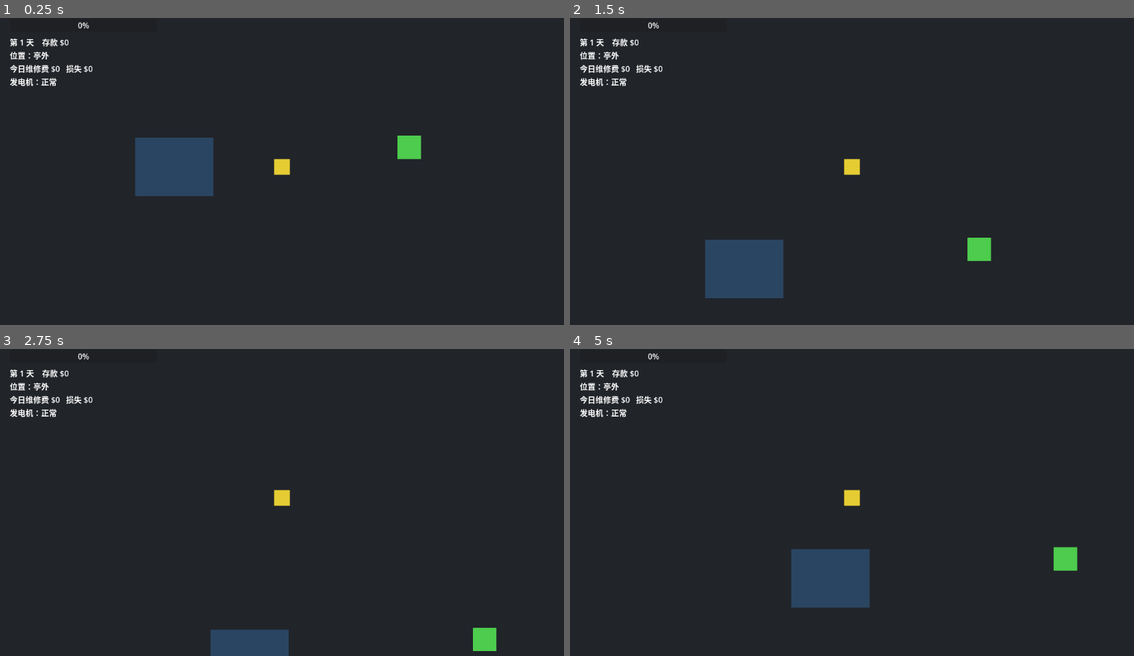
Above: before the commit, frames 1-4 (two rows, left to right).
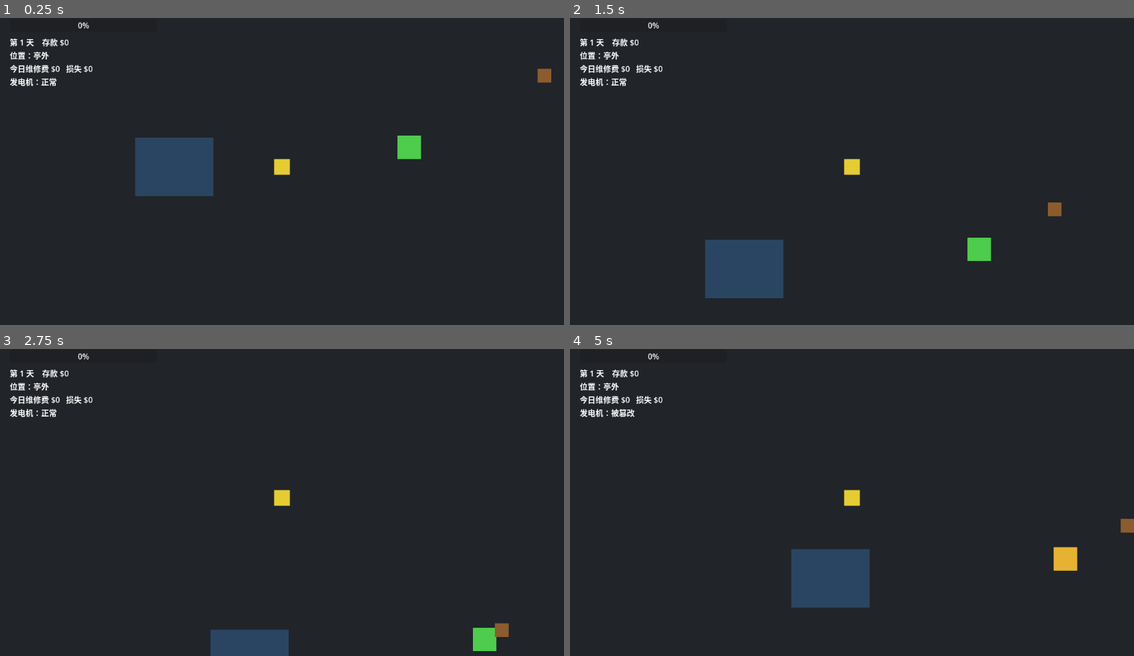
Above: after the commit, the same moments.

Repository: Zhi-Liao-jz/gamejam
Game: Godot game, scene res://scenes/main.tscn
Same seed, same stepped clock (60 frames per second), same inputs: the game is played once before the commit and once after it.
Inputs:
- Up to frame 1 (0.25 s): no input
- Up to frame 2 (1.5 s): tap Enter at 0.5 s; hold E (interact) 0.53-1.28 s; hold W (move_up) from 0.53 s (still down); tap Space at 0.77 s; tap E (interact) at 1.35 s
- Up to frame 3 (2.75 s): tap Space at 1.52 s; release W (move_up) at 2.03 s; hold A (move_left) from 2.03 s (still down); hold E (interact) from 2.03 s (still down); tap N (next_day) at 2.1 s
- Up to frame 4 (5 s): release E (interact) at 2.78 s; tap Enter at 2.85 s; tap Space at 3.02, 3.77, 4.52 s; tap E (interact) at 3.05, 4.35 s; release A (move_left) at 3.53 s; hold S (move_down) 3.53-4.28 s; hold E (interact) 3.53-4.28 s; tap M (tamper_debug, bound only before the commit) at 4.15 s; hold D (move_right) from 4.28 s (still down)

The runs differ from the first frame. In frame 1, 0.1% of the frame differs, in the area x 95-98%, y 16-22%; in frame 2, 0.1%; in frame 3, 0.1%; in frame 4, 0.5%, in the area x 7-100%, y 19-73%.

Commit message:
实现 Demo 第三步：猴子 AI（潜入/捣乱/逃跑），替换调试键 M
- 猴子用 BaseStateMachine 三状态：Sneaking 潜入接近、
  Tampering 蓄力捣乱(决策窗口)调 device.tamper()、Fleeing 逃跑后冷却重来
- 难度按天数缩放(speed/flee_speed/flee_trigger/tamper_delay/spawn_interval)，首日宽松
- 声音走自带 AudioStreamPlayer2D(亭内可闻)，新增 monkey_step/monkey_fiddle 占位音
- 走近即驱赶；结算期复用 show/hide_settlement 事件清场
- 删除 player.gd 的 tamper_debug(M) 分支与 game_state.gd 的 M 键绑定

Diff:
--- a/global/game_state.gd
+++ b/global/game_state.gd
@@ -51,7 +51,6 @@
 	_bind("move_left", [KEY_A, KEY_LEFT])
 	_bind("move_right", [KEY_D, KEY_RIGHT])
 	_bind("interact", [KEY_E, KEY_SPACE])
-	_bind("tamper_debug", [KEY_M])
 	_bind("retry", [KEY_R])
 	_bind("next_day", [KEY_N, KEY_ENTER])
 
--- a/global/sound_manager.gd
+++ b/global/sound_manager.gd
@@ -36,6 +36,9 @@
 	_streams["gen_fault"] = _make_tone(80.0, "saw", 0.5, true, 0.5, 6.0)
 	# 警报：880Hz 方波间断哔声（一次性，故障爆发时全局提示）
 	_streams["alarm"] = _make_tone(880.0, "square", 1.2, false, 0.4, 0.0, 4.0)
+	# 猴子声（第3步）——亭内只靠这些判断外面：脚步=预警，翻找=决策窗口
+	_streams["monkey_step"] = _make_tone(130.0, "square", 0.5, true, 0.22, 0.0, 4.0)
+	_streams["monkey_fiddle"] = _make_tone(420.0, "saw", 0.5, true, 0.28, 9.0)
 
 
 ## 合成一段 16-bit 单声道 PCM 音。loop=true 时按整数周期取样以保证无缝循环。
--- a/scenes/main.tscn
+++ b/scenes/main.tscn
@@ -8,6 +8,10 @@
 [ext_resource type="Script" path="res://scripts/entities/player.gd" id="6_player"]
 [ext_resource type="Script" path="res://scripts/ui/hud.gd" id="7_hud"]
 [ext_resource type="Script" path="res://scripts/ui/booth_mask.gd" id="8_mask"]
+[ext_resource type="Script" path="res://scripts/entities/monkey.gd" id="9_monkey"]
+[ext_resource type="Script" path="res://scripts/entities/monkey_states/sneaking.gd" id="10_sneak"]
+[ext_resource type="Script" path="res://scripts/entities/monkey_states/tampering.gd" id="11_tamper"]
+[ext_resource type="Script" path="res://scripts/entities/monkey_states/fleeing.gd" id="12_flee"]
 
 [sub_resource type="RectangleShape2D" id="Rect_booth"]
 size = Vector2(160, 120)
@@ -62,6 +66,26 @@
 
 [node name="Camera2D" type="Camera2D" parent="World/Player"]
 
+[node name="Monkey" type="Node2D" parent="World"]
+position = Vector2(560, -200)
+script = ExtResource("9_monkey")
+
+[node name="Audio" type="AudioStreamPlayer2D" parent="World/Monkey"]
+max_distance = 900.0
+bus = &"Master"
+
+[node name="StateMachine" type="Node" parent="World/Monkey"]
+script = ExtResource("1_fsm")
+
+[node name="Sneaking" type="Node" parent="World/Monkey/StateMachine"]
+script = ExtResource("10_sneak")
+
+[node name="Tampering" type="Node" parent="World/Monkey/StateMachine"]
+script = ExtResource("11_tamper")
+
+[node name="Fleeing" type="Node" parent="World/Monkey/StateMachine"]
+script = ExtResource("12_flee")
+
 [node name="BoothMask" type="CanvasLayer" parent="."]
 layer = 1
 script = ExtResource("8_mask")
--- /dev/null
+++ b/scripts/entities/monkey.gd
@@ -0,0 +1,108 @@
+class_name Monkey
+extends Node2D
+## 猴子：潜入 → 捣乱 → 逃跑的循环（状态机见子节点）。Demo 用色块表示。
+## 捣乱 = 调设备已有的 device.tamper()，不另造破坏逻辑。
+## 声音走自带 AudioStreamPlayer2D（按距离衰减+声像），亭内黑屏也能听见——这是"靠声音判断"卖点的延伸。
+
+const SIZE := Vector2(28, 28)
+const REACH: float = 40.0  # 到达判定距离（手感参数，不随天数变）
+
+# ---------- 难度基础值（写死/手填；_apply_day_scaling 按天数缩放）----------
+@export var base_speed: float = 110.0  # 潜入移动速度 px/s
+@export var base_flee_trigger: float = 90.0  # 玩家靠多近才逃（须 > player.interact_range 70）
+@export var base_tamper_delay: float = 1.6  # 到设备后蓄力多久才得手（= 决策窗口长度）
+@export var base_spawn_interval: float = 6.0  # 两次入侵间冷却秒数
+
+var exit_point: Vector2 = Vector2(560, -200)  # 生成点 = 逃跑点（地图边缘外）
+
+# 运行时数值（_apply_day_scaling 算出）
+var speed: float = 0.0
+var flee_speed: float = 0.0
+var flee_trigger: float = 0.0
+var tamper_delay: float = 0.0
+var spawn_interval: float = 0.0
+
+var target_device: BaseDevice = null
+
+var _audio: AudioStreamPlayer2D = null
+var _player: Node2D = null
+
+@onready var _state_machine: BaseStateMachine = $StateMachine
+
+
+func _ready() -> void:
+	add_to_group("monkeys")
+	_apply_day_scaling()
+	# 结算期清场：复用已有事件，零新增系统（Settlement.enter 推 show，Working.enter 推 hide）
+	EventBus.subscribe("show_settlement", _on_settlement)
+	EventBus.subscribe("hide_settlement", _on_work)
+
+
+## 按 Game.day 缩放难度，系数写死在一处。首日数值宽松，否则玩家一出亭猴子又来、推不动进度。
+func _apply_day_scaling() -> void:
+	var d := Game.day
+	speed = base_speed * (1.0 + 0.08 * (d - 1))
+	flee_speed = speed * 1.5  # 逃跑始终快于潜入
+	tamper_delay = maxf(0.5, base_tamper_delay - 0.2 * (d - 1))
+	spawn_interval = maxf(2.5, base_spawn_interval - 0.6 * (d - 1))
+	# 越来越大胆，但封底须 > player.interact_range(70)，否则"走近就吓跑/扑空"机制失效
+	flee_trigger = maxf(75.0, base_flee_trigger - 5.0 * (d - 1))
+
+
+## 选一个 NORMAL 设备当目标；无可篡改设备返回 null。只依赖统一接口，以后多设备零改动。
+func pick_target() -> BaseDevice:
+	var candidates: Array[BaseDevice] = []
+	for node: Node in get_tree().get_nodes_in_group("devices"):
+		var dev := node as BaseDevice
+		if dev and dev.state == BaseDevice.DeviceState.NORMAL:
+			candidates.append(dev)
+	if candidates.is_empty():
+		return null
+	return candidates[randi() % candidates.size()]
+
+
+## 取玩家引用（懒缓存，避免每帧全量遍历分组）。
+func get_player() -> Node2D:
+	if _player == null or not is_instance_valid(_player):
+		_player = get_tree().get_first_node_in_group("player") as Node2D
+	return _player
+
+
+## 切换循环音：照搬 base_device._update_sound 的"换 stream 才重设、未播才 play"写法。
+## _audio 是场景里的子节点（见 main.tscn），实例化时就在树里——不能在状态 enter 期 add_child，
+## 因为状态机的 _ready 早于猴子本体 _ready，那时本体仍在"设置子节点"中，运行时 add_child 会失败。
+func play_loop(key: String, pitch: float = 1.0) -> void:
+	if _audio == null:
+		_audio = $Audio
+	var stream := SoundManager.get_stream(key)
+	if stream and _audio.stream != stream:
+		_audio.stream = stream
+	_audio.pitch_scale = pitch
+	if stream and not _audio.playing:
+		_audio.play()
+
+
+func stop_audio() -> void:
+	if _audio:
+		_audio.stop()
+
+
+# ---------- 结算清场 ----------
+func _on_settlement(_data: Dictionary) -> void:
+	stop_audio()
+	hide()
+	_state_machine.set_process(false)
+	_state_machine.set_physics_process(false)
+
+
+func _on_work() -> void:
+	show()
+	global_position = exit_point
+	_apply_day_scaling()
+	_state_machine.set_process(true)
+	_state_machine.set_physics_process(true)
+	_state_machine.transition_to(&"Sneaking")
+
+
+func _draw() -> void:
+	draw_rect(Rect2(-SIZE * 0.5, SIZE), Color(0.55, 0.36, 0.18))  # 棕色色块
--- /dev/null
+++ b/scripts/entities/monkey_states/fleeing.gd
@@ -0,0 +1,27 @@
+extends BaseState
+## 逃跑：朝 exit_point 撤离（被驱赶与得手共用此出口）。脚步由近及远 = 给亭内玩家"危机解除"信号。
+## 到边缘后冷却 spawn_interval 秒，再重算难度、重选目标，回潜入开下一轮。
+
+var monkey: Monkey
+var _cooldown: float = -1.0  # <0 还在逃；>=0 已到边缘，倒计时冷却
+
+
+func enter(_msg: Dictionary = {}) -> void:
+	monkey = fsm.get_parent() as Monkey
+	_cooldown = -1.0
+	monkey.play_loop("monkey_step", 1.4)  # 脚步调高表现慌乱
+
+
+func physics_update(delta: float) -> void:
+	if _cooldown < 0.0:
+		var to_exit := monkey.exit_point - monkey.global_position
+		if to_exit.length() <= monkey.REACH:
+			_cooldown = monkey.spawn_interval
+			monkey.stop_audio()
+			return
+		monkey.global_position += to_exit.normalized() * monkey.flee_speed * delta
+	else:
+		_cooldown -= delta
+		if _cooldown <= 0.0:
+			monkey._apply_day_scaling()
+			fsm.transition_to(&"Sneaking")
--- /dev/null
+++ b/scripts/entities/monkey_states/sneaking.gd
@@ -0,0 +1,43 @@
+extends BaseState
+## 潜入：选目标、直线接近、放脚步声。到设备旁 → 捣乱；玩家靠近 → 逃跑。
+
+var monkey: Monkey
+var target: BaseDevice
+
+
+func enter(_msg: Dictionary = {}) -> void:
+	monkey = fsm.get_parent() as Monkey
+	target = monkey.pick_target()
+	monkey.target_device = target
+	# 仅在有目标（有威胁）时放脚步声；无目标时静默，避免"脚步=预警"语义失真
+	if target != null:
+		monkey.play_loop("monkey_step")
+	else:
+		monkey.stop_audio()
+
+
+func physics_update(delta: float) -> void:
+	# 目标失效（被修/没了）→ 重选
+	if (
+		target == null
+		or not is_instance_valid(target)
+		or target.state != BaseDevice.DeviceState.NORMAL
+	):
+		target = monkey.pick_target()
+		monkey.target_device = target
+		# 无可篡改设备（全坏，常见于玩家摸鱼时）→ 原地静默待命，不放假预警脚步声
+		if target == null:
+			monkey.stop_audio()
+			return
+		monkey.play_loop("monkey_step")  # 重新有目标→脚步声恢复
+	# 玩家靠近 → 逃跑
+	var player := monkey.get_player()
+	if player and monkey.global_position.distance_to(player.global_position) <= monkey.flee_trigger:
+		fsm.transition_to(&"Fleeing")
+		return
+	# 直线接近目标
+	var to_target := target.global_position - monkey.global_position
+	if to_target.length() <= monkey.REACH:
+		fsm.transition_to(&"Tampering")
+		return
+	monkey.global_position += to_target.normalized() * monkey.speed * delta
--- /dev/null
+++ b/scripts/entities/monkey_states/tampering.gd
@@ -0,0 +1,29 @@
+extends BaseState
+## 捣乱：停下、放翻找声、蓄力 tamper_delay 秒（给亭内玩家的"决策窗口"）。
+## 蓄力到点 → 调一次 device.tamper() 后逃跑（搞完就跑，制造扑空）；蓄力期玩家靠近 → 被吓跑、没得逞。
+
+var monkey: Monkey
+var _t: float = 0.0
+
+
+func enter(_msg: Dictionary = {}) -> void:
+	monkey = fsm.get_parent() as Monkey
+	_t = 0.0
+	monkey.play_loop("monkey_fiddle")
+
+
+func physics_update(delta: float) -> void:
+	var target: BaseDevice = monkey.target_device
+	# 目标失效 → 回潜入重选
+	if target == null or not is_instance_valid(target):
+		fsm.transition_to(&"Sneaking")
+		return
+	# 蓄力期玩家靠近 → 吓跑，没得逞（奖励及时反应）
+	var player := monkey.get_player()
+	if player and monkey.global_position.distance_to(player.global_position) <= monkey.flee_trigger:
+		fsm.transition_to(&"Fleeing")
+		return
+	_t += delta
+	if _t >= monkey.tamper_delay:
+		target.tamper()  # NORMAL-only 幂等，重复触达坏设备不出 bug
+		fsm.transition_to(&"Fleeing")
--- a/scripts/entities/player.gd
+++ b/scripts/entities/player.gd
@@ -22,10 +22,6 @@
 		var d := _nearest_device()
 		if d:
 			d.repair()
-	elif event.is_action_pressed("tamper_debug"):
-		var d := _nearest_device()
-		if d:
-			d.tamper()
 
 
 func _nearest_device() -> BaseDevice:
Not shown: 1 places in scenes/main.tscn that only renumber resources
Not shown, added: scripts/entities/monkey.gd.uid
Not shown, added: scripts/entities/monkey_states/fleeing.gd.uid
Not shown, added: scripts/entities/monkey_states/sneaking.gd.uid
Not shown, added: scripts/entities/monkey_states/tampering.gd.uid
